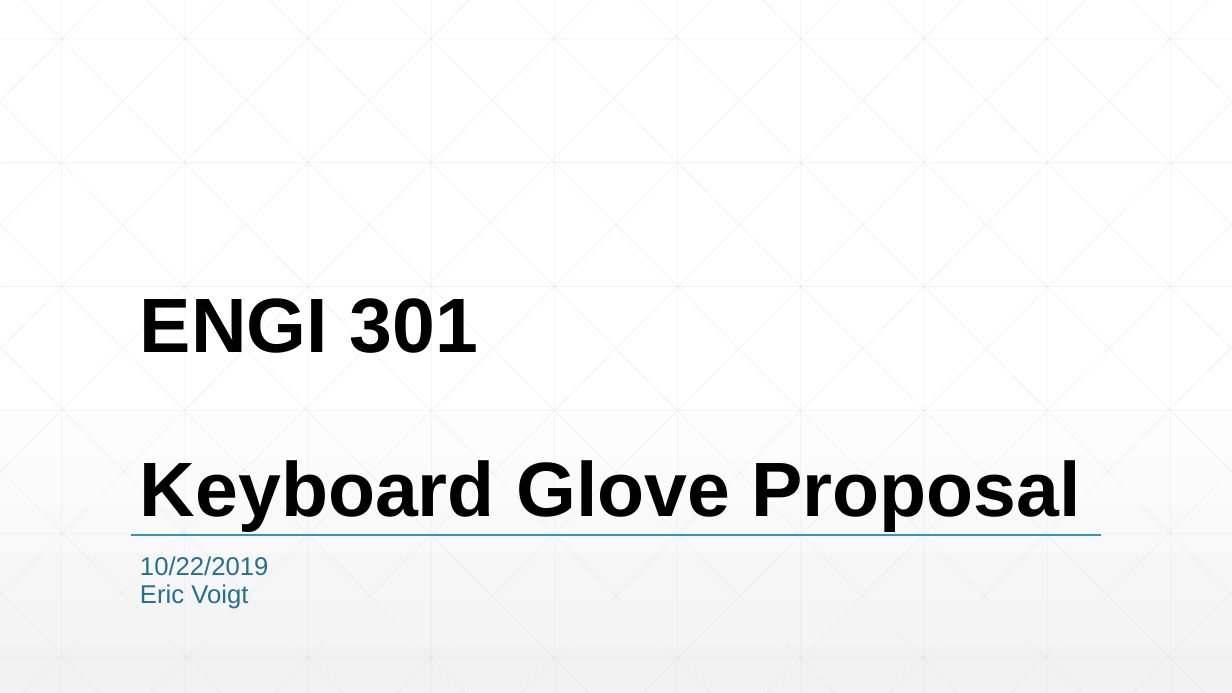
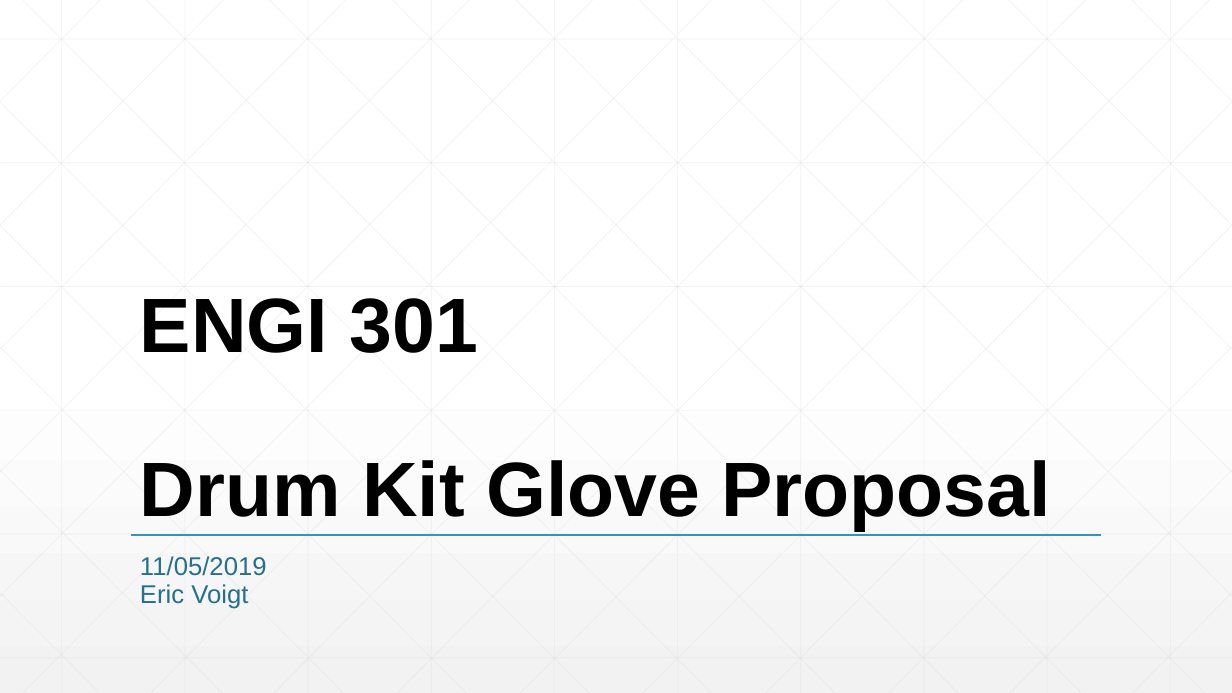
Before and after one commit to voigteric/ENGI301, a slide deck: slide 1 of project_1/docs/Voigt_Eric_ENGI301_revised_project_proposal.pptx. Drawn at 1232x693 pixels with LibreOffice and Linux fonts; fonts in the diff are those of the drawing. Boxes give left, top, right and bottom in pixels: in the first picture for what was removed or moved away, otherwise in the second. Text is boxed around its words. In the diff, an @@ line names an element or a change of style, - is before the commit and + after.

Commit message:
again revised project proposal to include drums

```diff
--- a/project_1/docs/Voigt_Eric_ENGI301_revised_project_proposal.pptx
+++ b/project_1/docs/Voigt_Eric_ENGI301_revised_project_proposal.pptx
@@ title at (140, 298, 1050, 530): text changed @@
-ENGI 301
-Keyboard Glove Proposal
+ENGI 301
+Drum Kit Glove Proposal
@@ subtitle at (140, 556, 267, 576): text changed @@
-10/22/2019
+11/05/2019
```
Also in this commit, not shown: 2 other slides changed.
